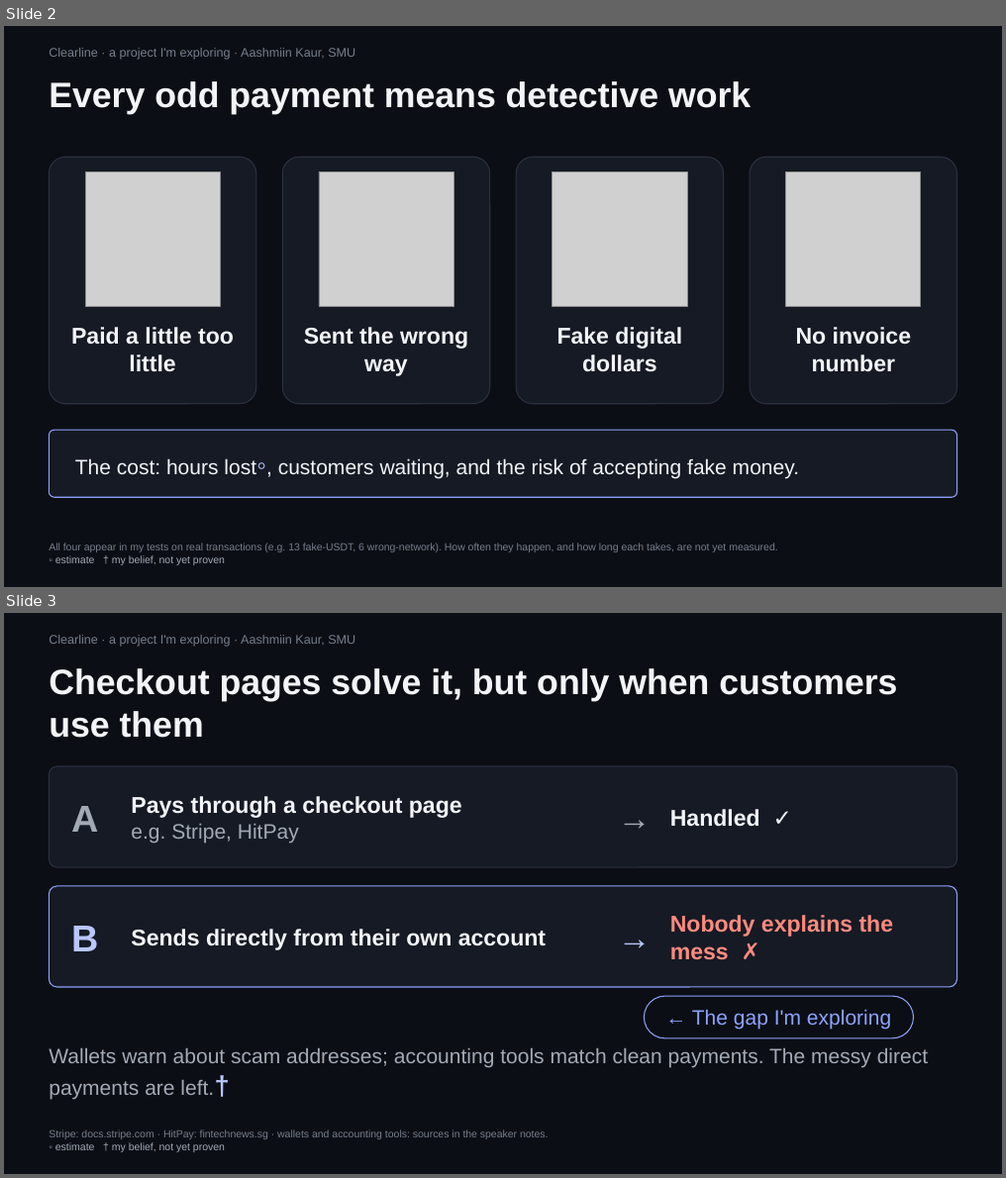
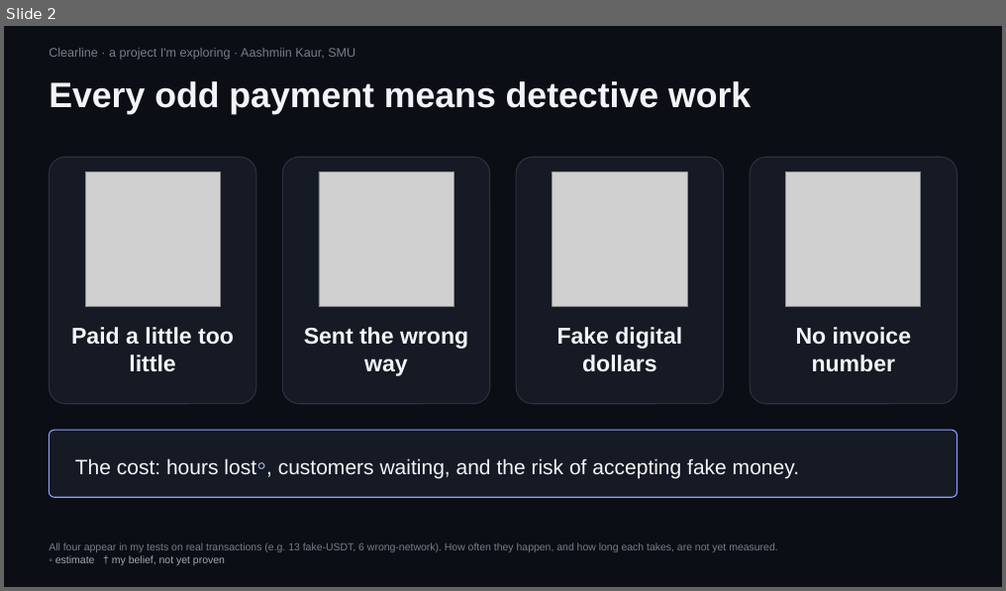
Before and after one commit to trysarathy/investigation-desk, a slide deck: pitch/Clearline_Mentor_Brief_6.pptx. Shown one above the other, each under a label of ours: slides 2 and 3 before the commit, slide 2 after it. The pictures are 1006x1178 and 1006x591 pixels, drawn with LibreOffice and Linux fonts; fonts in the diff are those of the drawing; grey boxes stand for pictures. Boxes give left, top, right and bottom in pixels: in the first picture for what was removed or moved away, otherwise in the second. Text is boxed around its words. In the diff, an @@ line names an element or a change of style, - is before the commit and + after.

```diff
--- a/pitch/Clearline_Mentor_Brief_6.pptx
+++ b/pitch/Clearline_Mentor_Brief_6.pptx
@@ slide 3 removed at (4, 613, 1002, 1174), background #0B0E14 @@
@@ text removed at (49, 635, 355, 647) @@
-Clearline · a project I'm exploring · Aashmiin Kaur, SMU
@@ text removed at (49, 668, 897, 738) @@
-Checkout pages solve it, but only when customers use them
@@ rounded rectangle removed at (49, 766, 957, 867) @@
@@ text removed at (618, 766, 662, 867) @@
-→
@@ text removed at (71, 806, 98, 832) @@
-A
@@ text removed at (131, 796, 462, 843) @@
-Pays through a checkout page
-e.g. Stripe, HitPay
@@ text removed at (670, 809, 760, 827) @@
-Handled ✓
@@ rounded rectangle removed at (49, 886, 957, 987) @@
@@ text removed at (618, 886, 662, 987) @@
-→
@@ text removed at (71, 926, 98, 952) @@
-B
@@ text removed at (131, 929, 546, 951) @@
-Sends directly from their own account
@@ text removed at (670, 915, 894, 960) @@
-Nobody explains the mess ✗
@@ rounded rectangle removed at (645, 996, 914, 1039) @@
@@ text removed at (692, 1009, 891, 1030) @@
-← The gap I'm exploring
@@ text removed at (49, 1049, 928, 1099) @@
-Wallets warn about scam addresses; accounting tools match clean payments. The messy direct payments are left.†
@@ text removed at (49, 1130, 548, 1153) @@
-Stripe: docs.stripe.com · HitPay: fintechnews.sg · wallets and accounting tools: sources in the speaker notes.
-◦ estimate † my belief, not yet proven
```
Also in this commit, not shown: 1 slide changed, 2 slides added, 1 other slide removed, 8 other files.
